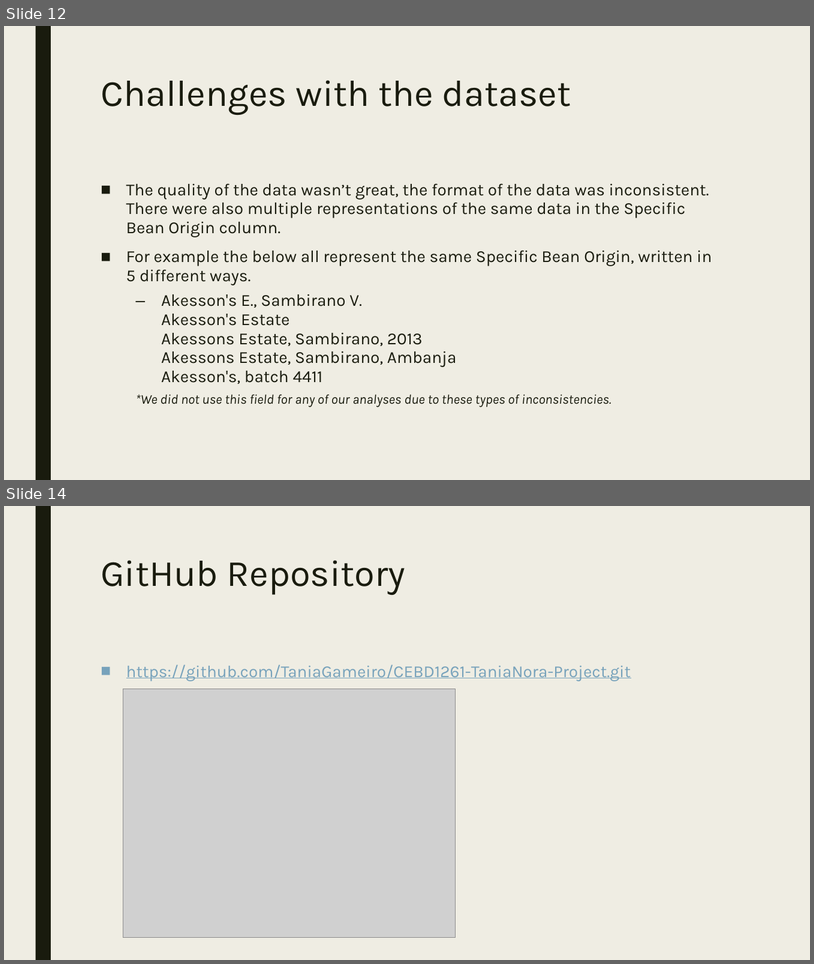
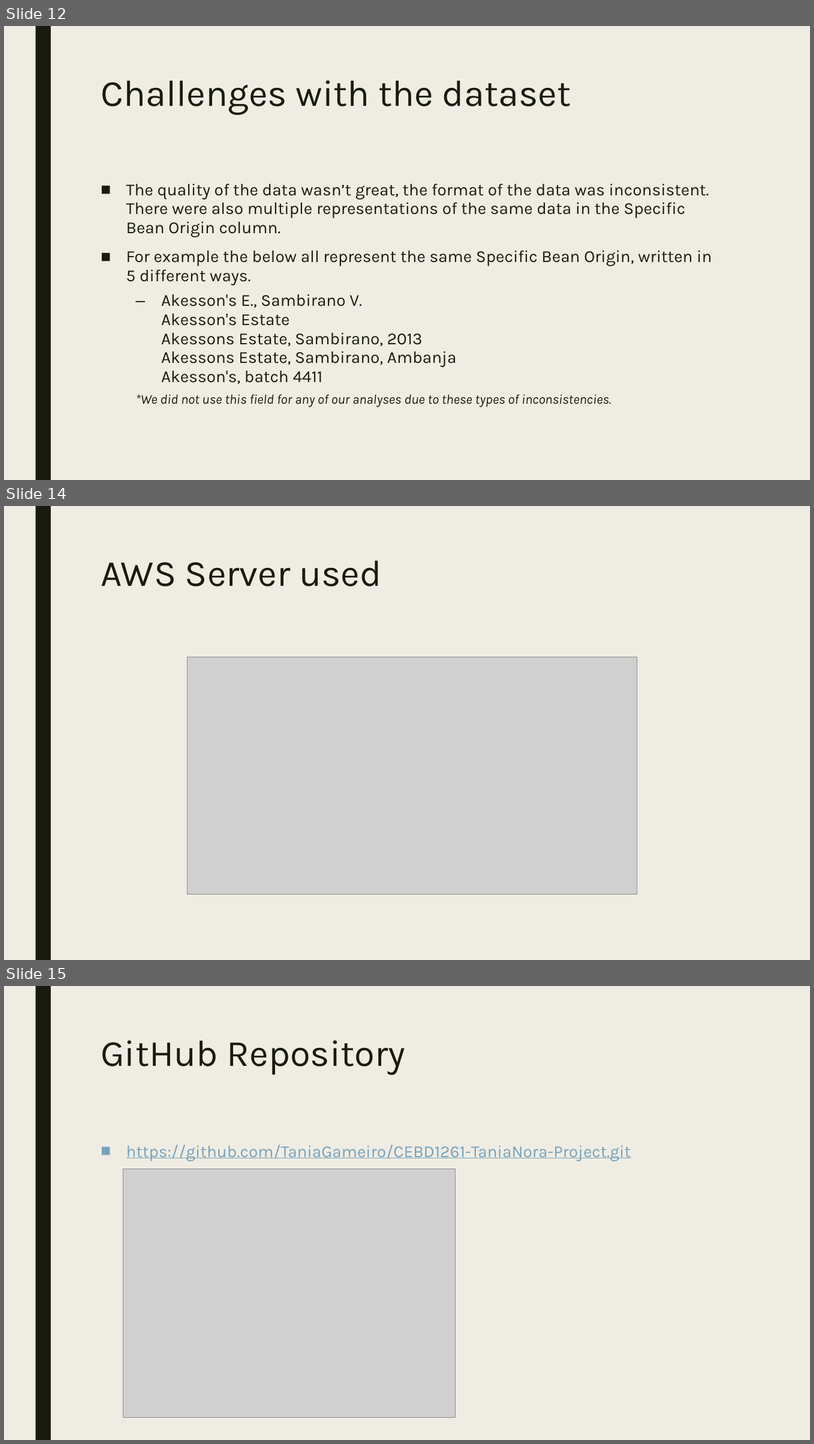
Before and after one commit to TaniaGameiro/CEBD1261-TaniaNora-Project, a slide deck: CEBD1261- presentation April 28, 2018.pptx. Shown one above the other, each under a label of ours: slides 12 and 14 before the commit, slides 12, 14 and 15 after it; the slides between them are not shown. The pictures are 814x964 and 814x1444 pixels, drawn with LibreOffice and Linux fonts; fonts in the diff are those of the drawing; grey boxes stand for pictures. Boxes give left, top, right and bottom in pixels: in the first picture for what was removed or moved away, otherwise in the second. Text is boxed around its words. In the diff, an @@ line names an element or a change of style, - is before the commit and + after.

```diff
--- a/CEBD1261- presentation April 28, 2018.pptx
+++ b/CEBD1261- presentation April 28, 2018.pptx
@@ slide 14 added at (4, 506, 810, 960), background #EFEDE3; not listed: 1 template element that a slide beside it also shows @@
@@ title added at (101, 561, 382, 586), 44 pt, text #191B0E @@
+AWS Server used
@@ picture added at (188, 657, 638, 894) @@
@@ what was slide 14 is now slide 15 @@
```
Also in this commit, not shown: 8 slides changed.
